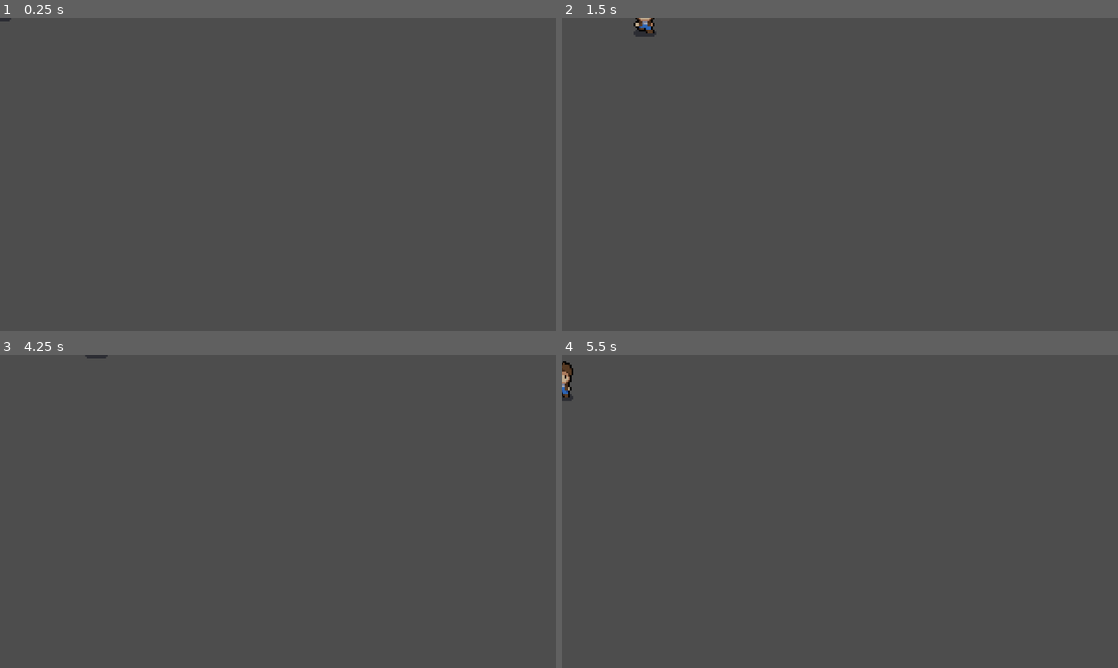
Above: before the commit, frames 1-4 (two rows, left to right).
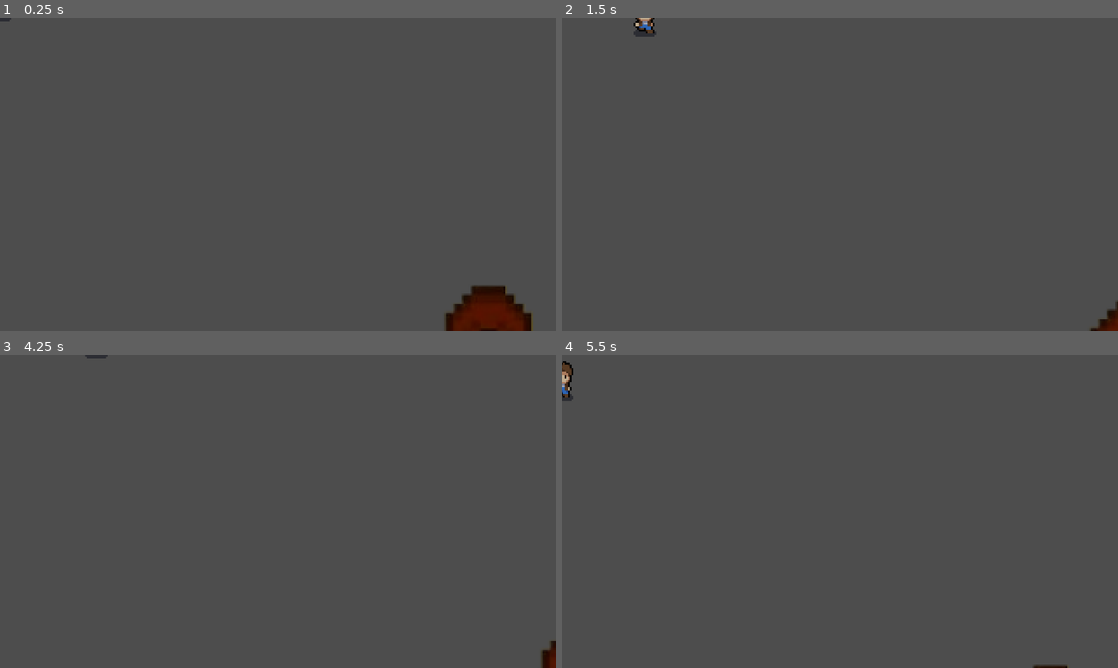
Above: after the commit, the same moments.

Repository: Davi-info/institute-of-evil---game
Game: Godot game, scene res://characters/scenes/character.tscn
Two runs of this game, one before a commit and one after it. Both use one fixed random seed, a clock stepped at 60 frames per second and the inputs below.
Inputs (mouse positions are in pixels of both pictures, inside the frame that each line leads up to):
- Up to frame 1 (0.25 s): no input
- Up to frame 2 (1.5 s): tap Enter at 0.5 s; move the mouse to (962, 158) at 0.52 s; hold D (move_right) 0.53-1.28 s; move the mouse to (728, 190) at 1.27 s; hold S (move_down) from 1.28 s (still down)
- Up to frame 3 (4.25 s): move the mouse to (333, 442) at 2.02 s; release S (move_down) at 2.03 s; hold D (move_right) 2.03-2.78 s; move the mouse to (250, 574) at 2.77 s; hold W (move_up) 2.78-3.53 s; move the mouse to (444, 558) at 3.52 s; hold A (move_left) from 3.53 s (still down)
- Up to frame 4 (5.5 s): move the mouse to (673, 464) at 4.27 s; move the mouse to (867, 511) at 5.02 s; release A (move_left) at 5.03 s; hold S (move_down) from 5.03 s (still down)

The runs differ from the first frame. In frame 1, 1.8% of the frame differs, in the area x 79-96%, y 85-100%; in frame 2, 0.2%; in frame 3, 0.2%; in frame 4, less than 0.1%.
Error after the commit: Parse Error: Too many arguments for "move_and_slide()" call. Expected at most 0 but received 1. (res://characters/scripts/inimigo.gd:15)

Commit message:
inimigo
tentando adicionar

Diff:
--- a/characters/scenes/character.tscn
+++ b/characters/scenes/character.tscn
@@ -1,7 +1,8 @@
-[gd_scene load_steps=29 format=3 uid="uid://bkccprknuokgw"]
-
-[ext_resource type="Script" uid="uid://bdt4s56qavxuu" path="res://characters/scripts/character.gd" id="1_d43pk"]
+[gd_scene load_steps=30 format=3 uid="uid://bkccprknuokgw"]
+
+[ext_resource type="Script" uid="uid://bdt4s56qavxuu" path="res://characters/scripts/player.gd" id="1_d43pk"]
 [ext_resource type="Texture2D" uid="uid://s113i12svy1a" path="res://characters/assets/player.png" id="2_830i6"]
+[ext_resource type="PackedScene" uid="uid://b4u5o5lvnewvv" path="res://characters/scenes/inimigo.tscn" id="3_830i6"]
 
 [sub_resource type="RectangleShape2D" id="RectangleShape2D_rkhd4"]
 size = Vector2(12, 4)
@@ -579,7 +580,7 @@
 states/walk/position = Vector2(515, 175)
 graph_offset = Vector2(0, -255.667)
 
-[node name="Character" type="CharacterBody2D" node_paths=PackedStringArray("_animation_tree")]
+[node name="player" type="CharacterBody2D" node_paths=PackedStringArray("_animation_tree")]
 script = ExtResource("1_d43pk")
 _animation_tree = NodePath("AnimationTree")
 
@@ -603,3 +604,6 @@
 anim_player = NodePath("../Animation")
 parameters/idle/blend_position = Vector2(0, 0)
 parameters/walk/blend_position = Vector2(0, 0)
+
+[node name="inimigo" parent="." instance=ExtResource("3_830i6")]
+position = Vector2(278, 202)
--- /dev/null
+++ b/characters/scenes/inimigo.tscn
@@ -0,0 +1,36 @@
+[gd_scene load_steps=5 format=3 uid="uid://b4u5o5lvnewvv"]
+
+[ext_resource type="Script" uid="uid://h3rdgy7mdtdv" path="res://characters/scripts/inimigo.gd" id="1_d7ogv"]
+[ext_resource type="Texture2D" uid="uid://h44qukjewe5w" path="res://characters/assets/inimigo.png" id="2_rrcal"]
+
+[sub_resource type="RectangleShape2D" id="RectangleShape2D_ofayd"]
+size = Vector2(47, 80)
+
+[sub_resource type="CircleShape2D" id="CircleShape2D_5m2d4"]
+radius = 438.292
+
+[node name="inimigo" type="CharacterBody2D" groups=["inimigos"]]
+collision_layer = 8
+script = ExtResource("1_d7ogv")
+speed = null
+intervalo_ataque = null
+
+[node name="Sprite2D" type="Sprite2D" parent="."]
+modulate = Color(1, 0.772549, 0.0470588, 1)
+self_modulate = Color(0.658824, 0.741176, 1, 1)
+texture = ExtResource("2_rrcal")
+hframes = 4
+vframes = 4
+
+[node name="CollisionShape2D" type="CollisionShape2D" parent="."]
+position = Vector2(3.5, 6)
+shape = SubResource("RectangleShape2D_ofayd")
+
+[node name="Detection" type="Area2D" parent="."]
+
+[node name="CollisionShape2D" type="CollisionShape2D" parent="Detection"]
+position = Vector2(6, -4)
+shape = SubResource("CircleShape2D_5m2d4")
+
+[connection signal="body_entered" from="Detection" to="." method="_on_detection_body_entered"]
+[connection signal="body_exited" from="Detection" to="." method="_on_detection_body_exited"]
--- /dev/null
+++ b/characters/scripts/inimigo.gd
@@ -0,0 +1,26 @@
+extends CharacterBody2D
+
+@export var speed : float = 20.0
+@export var intervalo_ataque: float = 2.0
+
+var player: CharacterBody2D = null
+var vida: int = 10
+var dano: int = 2
+var pode_atacar = true
+
+func _physics_process(delta: float) -> void:
+	if player != null and player.is_inside_tree():
+		var direction = (player.global_position - global_position).normalized()
+		velocity = direction * speed
+		move_and_slide(velocity)
+	else:
+		velocity = Vector2.ZERO
+		move_and_slide(velocity)
+
+func _on_detection_body_entered(body: Node2D) -> void:
+	if body.is_in_group("player"):
+		player = body
+
+func _on_detection_body_exited(body: Node2D) -> void:
+	if body.is_in_group("player"):
+		player = null
--- a/project.godot
+++ b/project.godot
@@ -21,6 +21,10 @@
 window/size/window_width_override=1280
 window/size/window_height_override=720
 window/stretch/mode="canvas_items"
+
+[global_group]
+
+inimigos=""
 
 [input]
 
Binary file added: characters/assets/inimigo.png
Not shown, added: characters/assets/inimigo.png.import
Not shown, added: characters/scripts/inimigo.gd.uid
Renamed: characters/scripts/character.gd -> characters/scripts/player.gd
Renamed: characters/scripts/character.gd.uid -> characters/scripts/player.gd.uid
